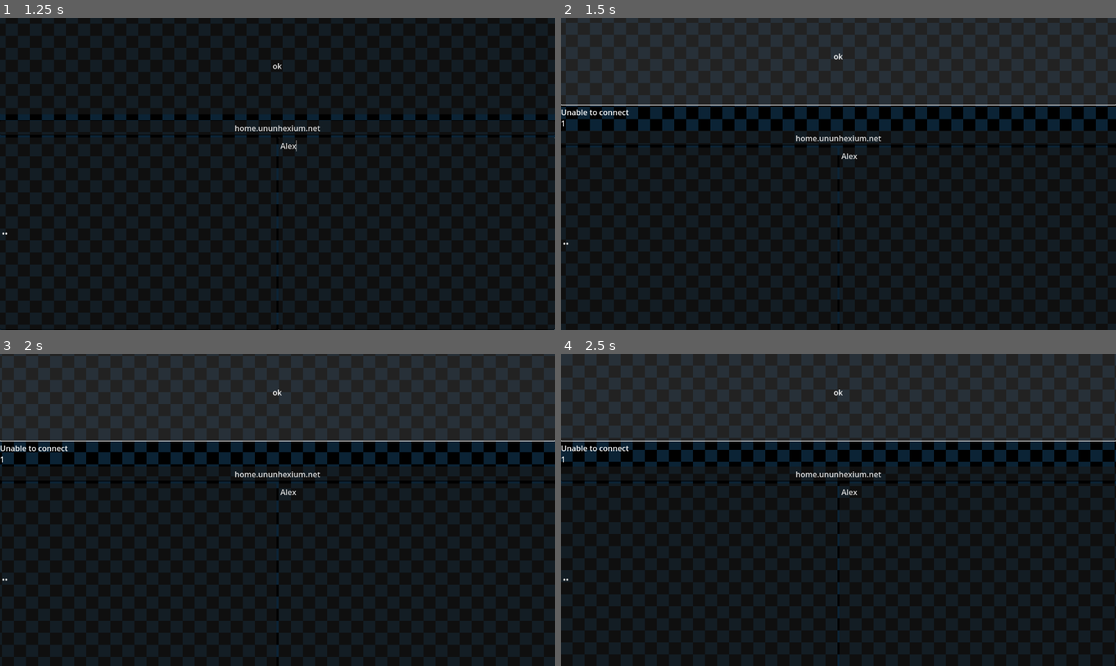
Above: before the commit, frames 1-4 (two rows, left to right).
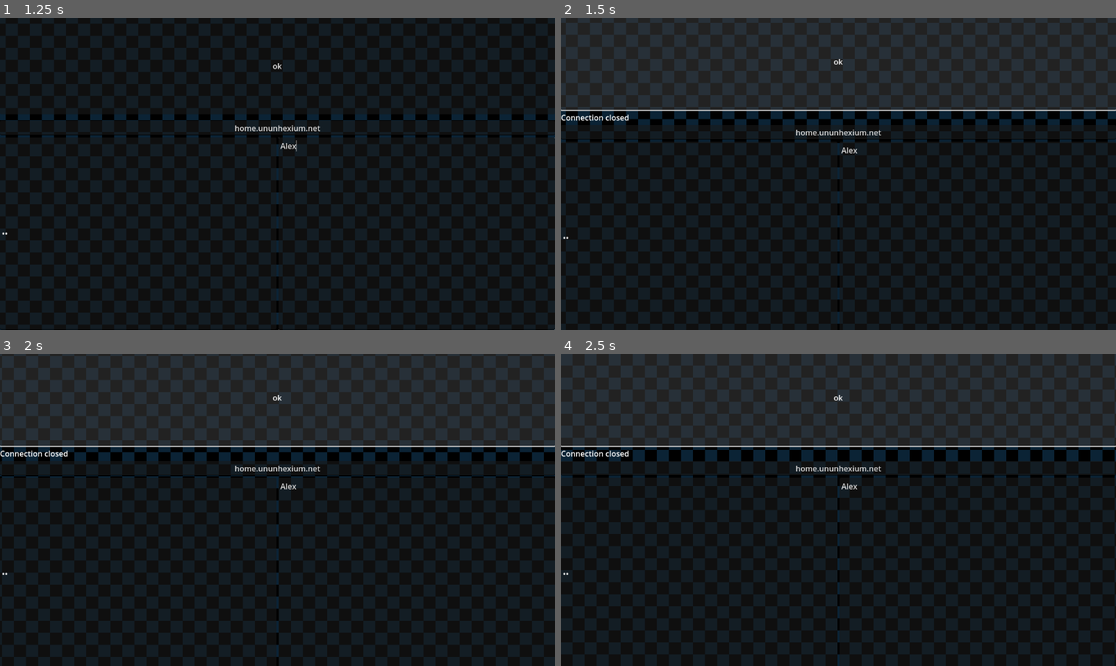
Above: after the commit, the same moments.

Repository: nate-telecomm/cosmoscolonies
Game: Godot game, scene res://login.tscn
Two runs of this game, one before a commit and one after it. Both use one fixed random seed, a clock stepped at 60 frames per second and the inputs below. Video files are missing from this copy of the repository; at most half a second of black plays in their place.
Inputs (mouse positions are in pixels of both pictures, inside the frame that each line leads up to):
- Up to frame 1 (1.25 s): click (138, 233) at 0.52 s; type "12" at 0.6 s; click (416, 233) at 0.75 s; type "Alex" at 0.83 s
- Up to frame 2 (1.5 s): click "ok" at 1.25 s
- Up to frame 3 (2 s): no input
- Up to frame 4 (2.5 s): click "ok" at 2 s

Frame 1 is identical in both runs. In frame 2, 2.9% of the frame differs, in the area x 0-100%, y 11-73%; in frame 3, 2.9%; in frame 4, 2.9%.

Commit message:
fixed fps from rockets

Diff:
--- a/chat/chat.gd
+++ b/chat/chat.gd
@@ -27,3 +27,9 @@
 	chat_messages.text = text
 
 	chat_messages.scroll_vertical = chat_messages.get_v_scroll_bar().max_value
+
+
+func _on_messager_focus_entered() -> void:
+	PopupService.IsPopup = true
+func _on_messager_focus_exited() -> void:
+	PopupService.IsPopup = false
--- a/chat/chat.tscn
+++ b/chat/chat.tscn
@@ -84,4 +84,6 @@
 size_flags_horizontal = 3
 size_flags_vertical = 8
 
+[connection signal="focus_entered" from="MarginContainer/VBoxContainer/HBoxContainer/PanelContainer/MarginContainer/VBoxContainer/HBoxContainer/Messager" to="." method="_on_messager_focus_entered"]
+[connection signal="focus_exited" from="MarginContainer/VBoxContainer/HBoxContainer/PanelContainer/MarginContainer/VBoxContainer/HBoxContainer/Messager" to="." method="_on_messager_focus_exited"]
 [connection signal="text_submitted" from="MarginContainer/VBoxContainer/HBoxContainer/PanelContainer/MarginContainer/VBoxContainer/HBoxContainer/Messager" to="." method="_on_messager_text_submitted"]
--- a/global_data.gd
+++ b/global_data.gd
@@ -202,7 +202,8 @@
 			var player_node = other_player_scene.instantiate()
 			player_node.name = username
 			root.add_child(player_node)
-			other_players[username] = {"node": player_node, "last_seen": now}
+			other_players[username] = {"node": player_node, "last_seen": now, "json": player_info["rocketjson"]}
+			RocketService.build_rocket(other_players[username]["json"], player_node)
 
 			if player_node.has_node("Label3D"):
 				player_node.get_node("Label3D").text = username
@@ -210,10 +211,12 @@
 		if other_players.has(username):
 			other_players[username]["last_seen"] = now
 			var player_node = other_players[username]["node"]
+			if other_players[username]["json"] != player_info["rocketjson"]:
+				other_players[username]["json"] = player_info["rocketjson"]
+				RocketService.build_rocket(other_players[username]["json"], player_node)
 
 			player_node.global_transform.origin = pos
 			player_node.rotation = rot
-			RocketService.build_rocket(player_info["rocketjson"], player_node)
 
 	var keys = other_players.keys()
 	for username in keys:
--- a/main.tscn
+++ b/main.tscn
@@ -313,9 +313,9 @@
 expand_mode = 1
 stretch_mode = 5
 
+[node name="mislHUD" parent="Player" instance=ExtResource("11_vivmo")]
+
 [node name="chat" parent="Player" instance=ExtResource("8_dg77c")]
-
-[node name="mislHUD" parent="Player" instance=ExtResource("11_vivmo")]
 
 [node name="Bartholemew" type="StaticBody3D" parent="."]
 transform = Transform3D(400002, 0, 0, 0, 400002, 0, 0, 0, 400002, -86171, 324442, -701093)
--- a/mislHUD.gd
+++ b/mislHUD.gd
@@ -43,7 +43,7 @@
 	if not camera:
 		return
 
-	var showmarkers = Input.is_action_pressed("t")
+	var showmarkers = Input.is_action_pressed("t") && !PopupService.IsPopup
 	selected = null
 
 	for i in range(tracked_objects.size()):
